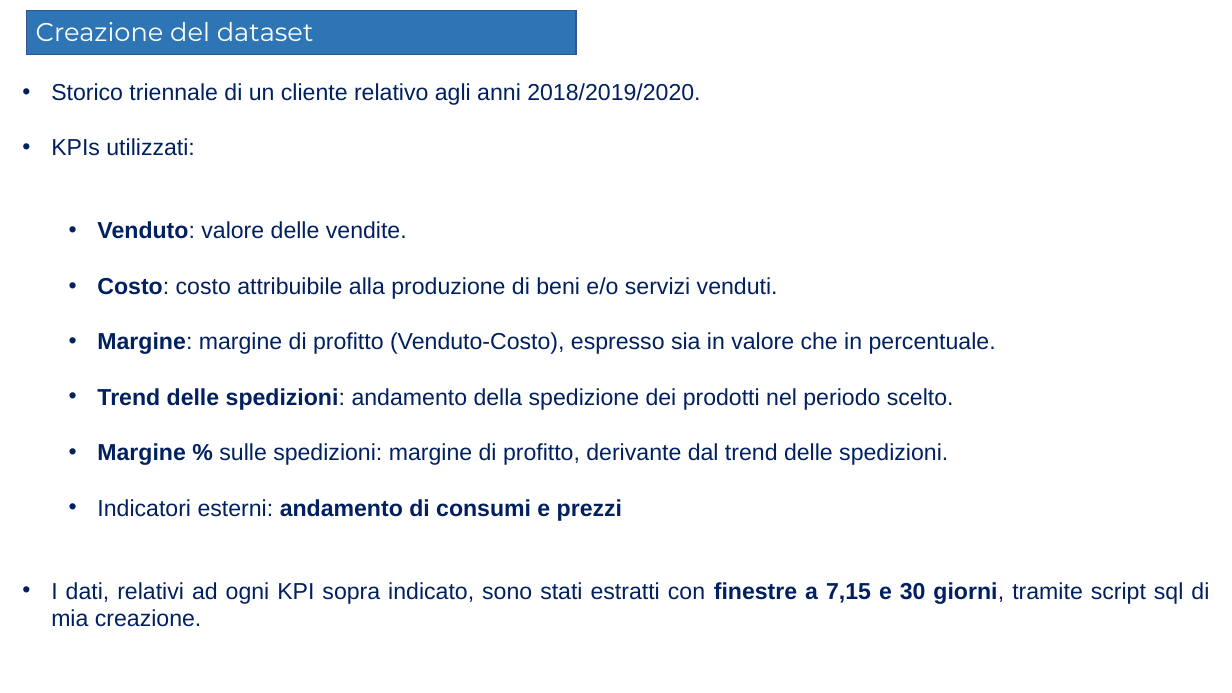
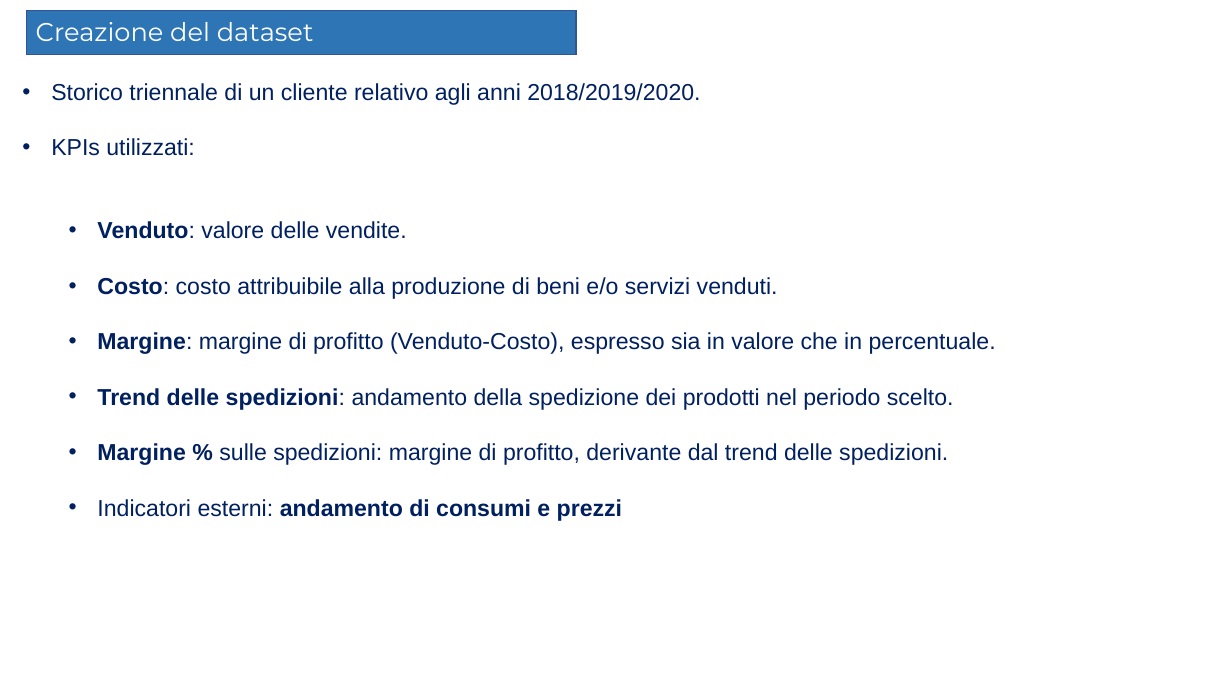
Before and after one commit to Elmaravilla7/Tesi, a slide deck: slide 8 of Presentazione204898.pptx (slide 9 before the commit). Drawn at 1232x693 pixels with LibreOffice and Linux fonts; fonts in the diff are those of the drawing. Boxes give left, top, right and bottom in pixels: in the first picture for what was removed or moved away, otherwise in the second. Text is boxed around its words. In the diff, an @@ line names an element or a change of style, - is before the commit and + after.

```diff
--- a/Presentazione204898.pptx
+++ b/Presentazione204898.pptx
@@ text at [51,582,1209,627]: paragraph removed @@
-• I dati, relativi ad ogni KPI sopra indicato, sono stati estratti con finestre a 7,15 e 30 giorni, tramite script sql di mia creazione.
```
Also in this commit, not shown: 6 other slides changed, 1 slide removed.
